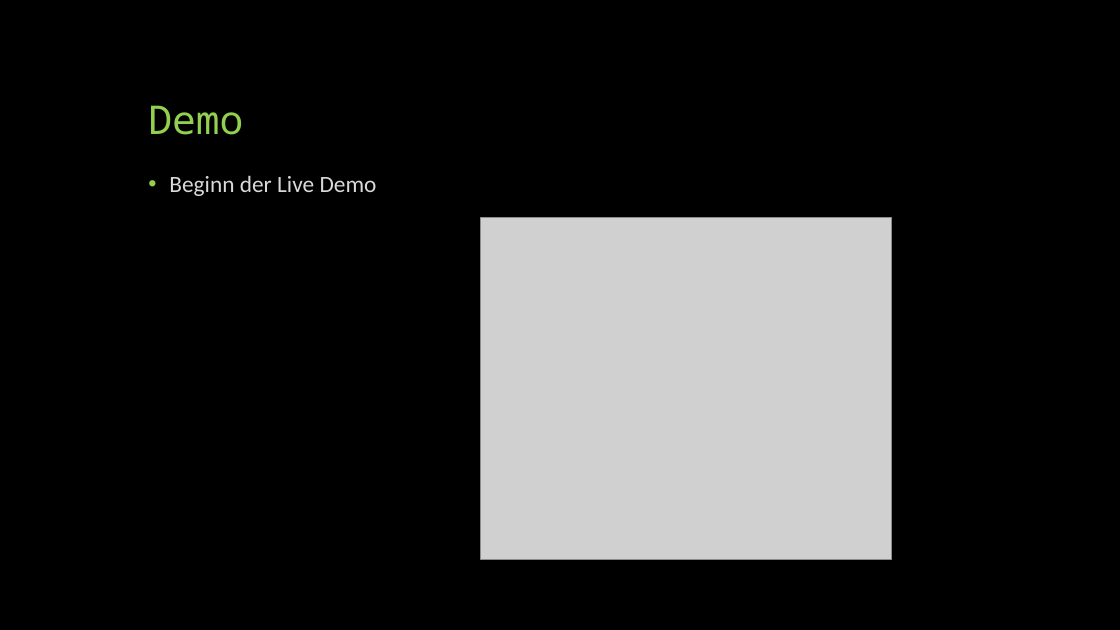
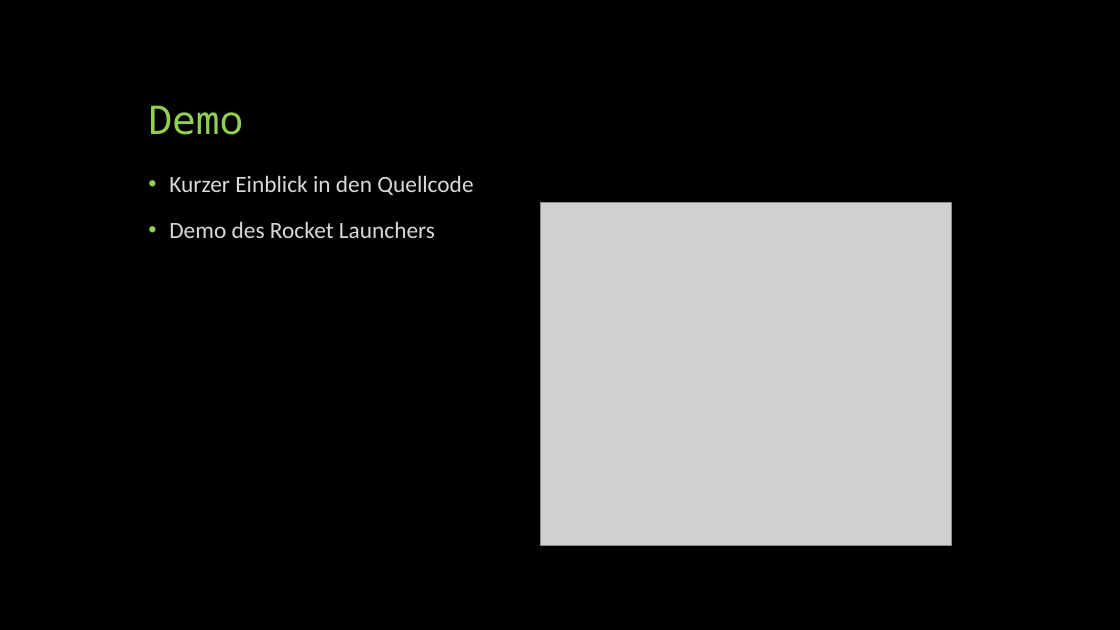
Before and after one commit to RocketTeeWars/rocket, a slide deck: slide 8 of doc/Projekt Racketenwerfer.pptx. Drawn at 1120x630 pixels with LibreOffice and Linux fonts; fonts in the diff are those of the drawing; grey boxes stand for pictures. Boxes give left, top, right and bottom in pixels: in the first picture for what was removed or moved away, otherwise in the second. Text is boxed around its words. In the diff, an @@ line names an element or a change of style, - is before the commit and + after.

```diff
--- a/doc/Projekt Racketenwerfer.pptx
+++ b/doc/Projekt Racketenwerfer.pptx
@@ text at (169, 175, 473, 238): text changed @@
-• Beginn der Live Demo
+• Kurzer Einblick in den Quellcode
+• Demo des Rocket Launchers
@@ picture: place and size @@
-picture at (481, 218, 891, 560)
+picture at (540, 202, 951, 545)
```
Also in this commit, not shown: 4 other slides changed, 2 other files.
